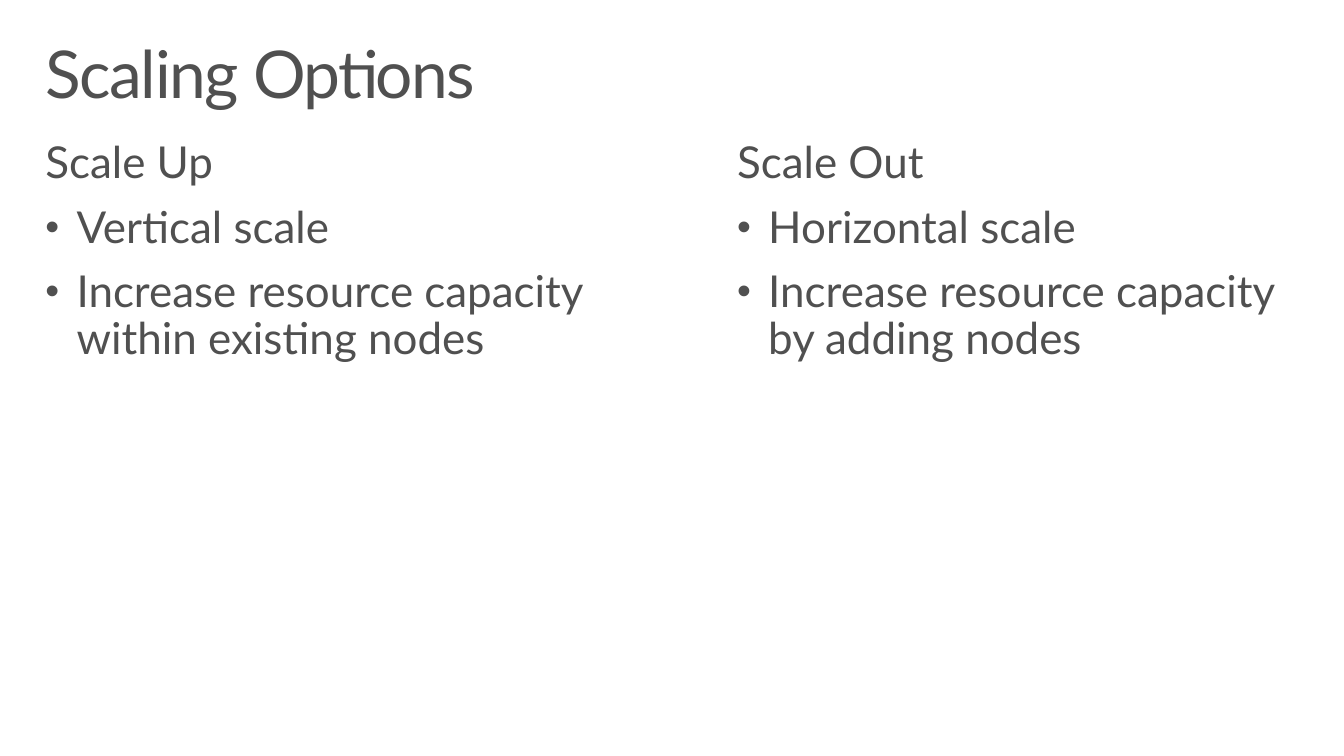
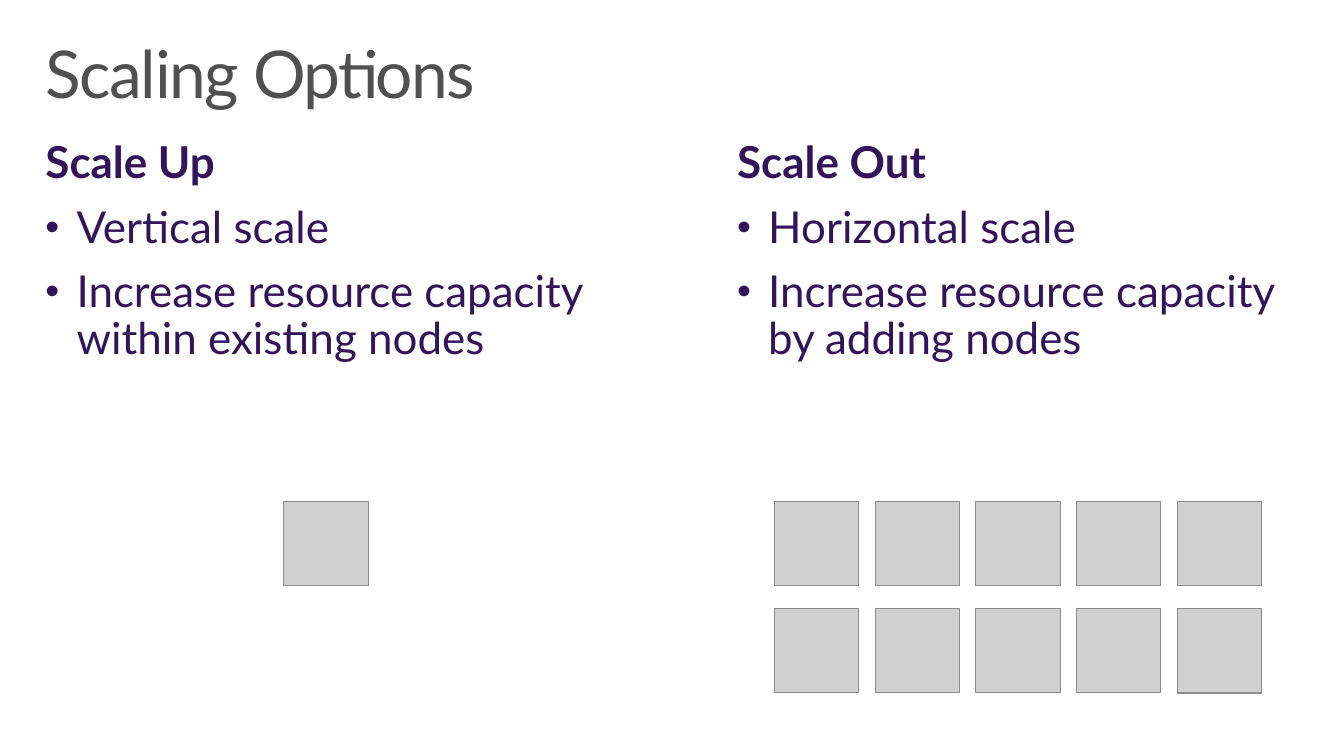
Before and after one commit to wely/DevCamp, a slide deck: slide 30 of Presentation/Module02-ModernCloudApps.pptx. Drawn at 1344x756 pixels with LibreOffice and Linux fonts; fonts in the diff are those of the drawing; grey boxes stand for pictures; background and template pictures are left out. Boxes give left, top, right and bottom in pixels: in the first picture for what was removed or moved away, otherwise in the second. Text is boxed around its words. In the diff, an @@ line names an element or a change of style, - is before the commit and + after.

```diff
--- a/Presentation/Module02-ModernCloudApps.pptx
+++ b/Presentation/Module02-ModernCloudApps.pptx
@@ text "Scale Up" at (45, 145, 583, 362): text colour #505050 to #32145A; bold on in "Scale Up"; bullet colour #505050 to #32145A @@
@@ text "Scale Out" at (737, 145, 1275, 362): text colour #505050 to #32145A; bold on in "Scale Out"; bullet colour #505050 to #32145A @@
@@ picture added at (284, 501, 368, 585) @@
@@ picture added at (775, 501, 859, 585) @@
@@ picture added at (876, 501, 960, 585) @@
@@ picture added at (976, 501, 1060, 585) @@
@@ picture added at (1076, 501, 1160, 585) @@
@@ picture added at (1177, 501, 1261, 585) @@
@@ picture added at (775, 609, 859, 693) @@
@@ picture added at (876, 609, 960, 693) @@
@@ picture added at (976, 609, 1060, 693) @@
@@ picture added at (1076, 609, 1160, 693) @@
@@ picture added at (1177, 609, 1261, 693) @@
```
Also in this commit, not shown: 7 other slides changed, 6 slides added, 2 slides removed.
